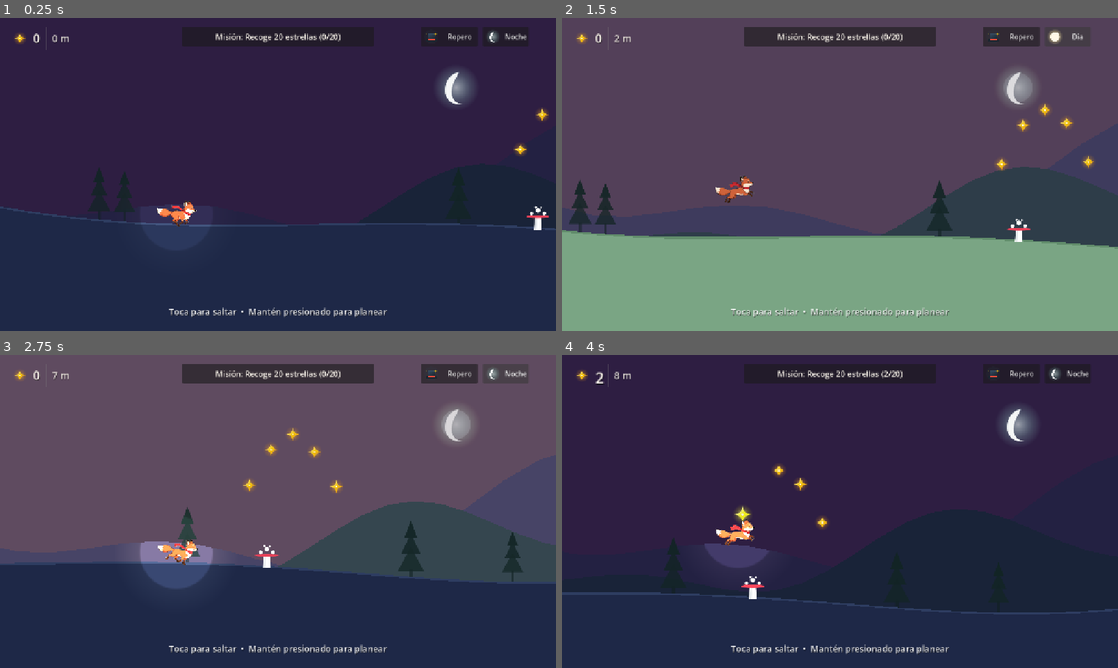
Above: before the commit, frames 1-4 (two rows, left to right).
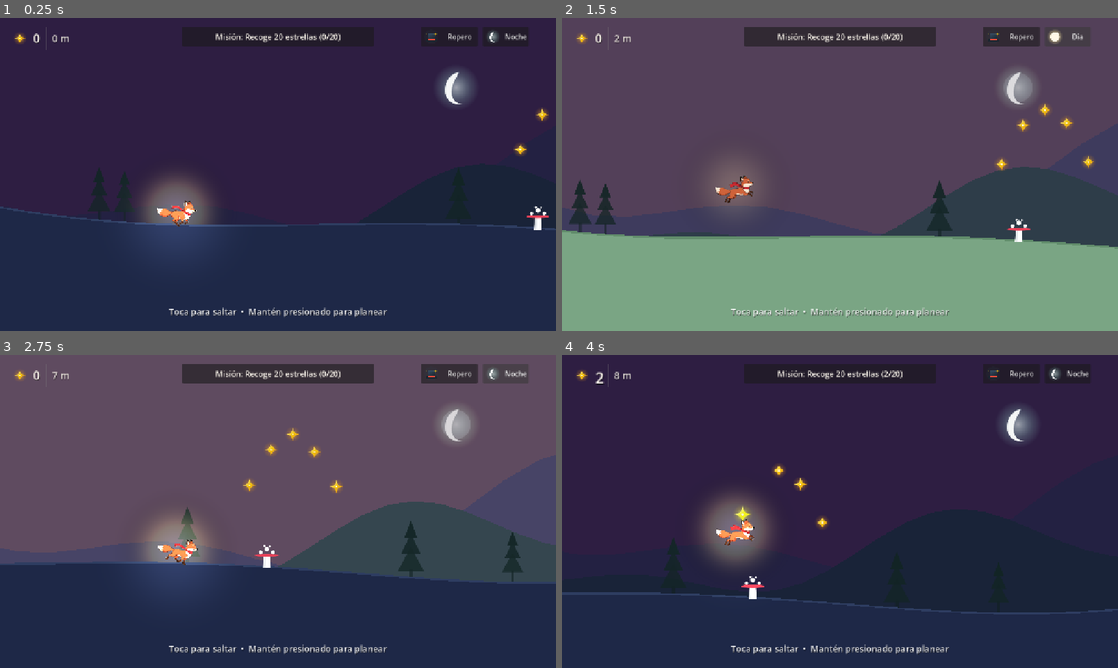
Above: after the commit, the same moments.

Repository: jonathanduranr/fox-runner
Game: Godot game, scene res://scenes/main.tscn
Two runs of this game, one before a commit and one after it. Both use one fixed random seed, a clock stepped at 60 frames per second and the inputs below.
Inputs:
- Up to frame 1 (0.25 s): no input
- Up to frame 2 (1.5 s): click "Ropero" at 0.5 s; click "Noche" at 1.25 s
- Up to frame 3 (2.75 s): click "Día" at 2 s
- Up to frame 4 (4 s): click "Ropero" at 2.75 s; click "Al natural" at 3.5 s

The runs differ from the first frame. In frame 1, 1.3% of the frame differs, in the area x 25-38%, y 50-66%; in frame 2, 0.4%; in frame 3, 1.2%; in frame 4, 1.9%, in the area x 24-38%, y 44-68%.

Commit message:
fix: resolve night light clipping behind mountain layer with soft aura and z-clamping

Diff:
--- a/scenes/fox.tscn
+++ b/scenes/fox.tscn
@@ -1,9 +1,10 @@
-[gd_scene load_steps=7 format=3]
+[gd_scene load_steps=8 format=3]
 
 [ext_resource type="Script" path="res://scripts/fox.gd" id="1_fox"]
 [ext_resource type="SpriteFrames" path="res://scenes/fox_sprite_frames.tres" id="2_frames"]
 [ext_resource type="Texture2D" path="res://assets/textures/star.svg" id="3_star"]
 [ext_resource type="Texture2D" path="res://assets/textures/sun.svg" id="4_light"]
+[ext_resource type="Texture2D" path="res://assets/textures/light_glow.png" id="5_glow"]
 
 [sub_resource type="CircleShape2D" id="CircleShape2D_body"]
 radius = 24.0
@@ -21,6 +22,13 @@
 shape = SubResource("CircleShape2D_body")
 
 [node name="Visuals" type="Node2D" parent="."]
+
+[node name="NightAura" type="Sprite2D" parent="Visuals"]
+modulate = Color(1, 0.9, 0.65, 0)
+z_index = -1
+position = Vector2(0, -30)
+scale = Vector2(1.2, 1.2)
+texture = ExtResource("5_glow")
 
 [node name="GlideParticles" type="CPUParticles2D" parent="Visuals"]
 position = Vector2(-55, -28)
@@ -65,5 +73,7 @@
 enabled = false
 color = Color(1, 0.9, 0.75, 1)
 energy = 0.0
-texture = ExtResource("4_light")
-texture_scale = 3.0
+range_z_min = -2
+range_z_max = 5
+texture = ExtResource("5_glow")
+texture_scale = 1.8
--- a/scripts/fox.gd
+++ b/scripts/fox.gd
@@ -73,6 +73,7 @@
 @onready var anim_sprite: AnimatedSprite2D = $Visuals/AnimSprite
 @onready var hat_sprite: Sprite2D = $Visuals/Hat
 @onready var glide_particles: CPUParticles2D = $Visuals/GlideParticles
+@onready var night_aura: Sprite2D = $Visuals/NightAura
 @onready var night_light: PointLight2D = $NightLight
 @onready var magnet_area: Area2D = $MagnetArea
 
@@ -234,9 +235,17 @@
 func _on_star_collected() -> void:
 	star_collected.emit()
 
-func set_night_mode(is_night: bool) -> void:
+func set_night_mode(is_night: bool, animated: bool = true) -> void:
 	if night_light:
 		night_light.enabled = is_night
-		var tw = create_tween()
-		var target_energy = 0.9 if is_night else 0.0
-		tw.tween_property(night_light, "energy", target_energy, 0.5)
+		var target_energy = 0.7 if is_night else 0.0
+		var target_alpha = 0.35 if is_night else 0.0
+		if animated:
+			var tw = create_tween().set_parallel(true)
+			tw.tween_property(night_light, "energy", target_energy, 0.5)
+			if night_aura:
+				tw.tween_property(night_aura, "modulate:a", target_alpha, 0.5)
+		else:
+			night_light.energy = target_energy
+			if night_aura:
+				night_aura.modulate.a = target_alpha
--- a/scripts/main.gd
+++ b/scripts/main.gd
@@ -87,7 +87,7 @@
 	is_night = night
 	hud.set_mode_icon(is_night)
 	parallax.apply_mode(is_night, animated)
-	fox.set_night_mode(is_night)
+	fox.set_night_mode(is_night, animated)
 
 	var ground_col = ground_generator.night_ground_color if is_night else ground_generator.day_ground_color
 	var line_col = ground_generator.night_line_color if is_night else ground_generator.day_line_color
Binary file added: assets/textures/light_glow.png
Not shown, added: assets/textures/light_glow.png.import
Not shown, changed: builds/web/index.pck
